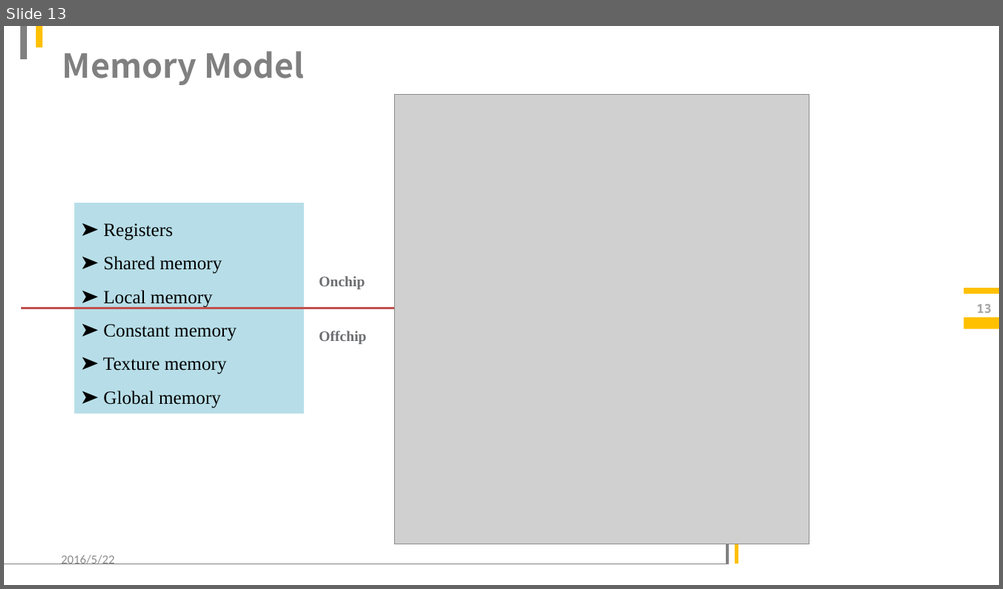
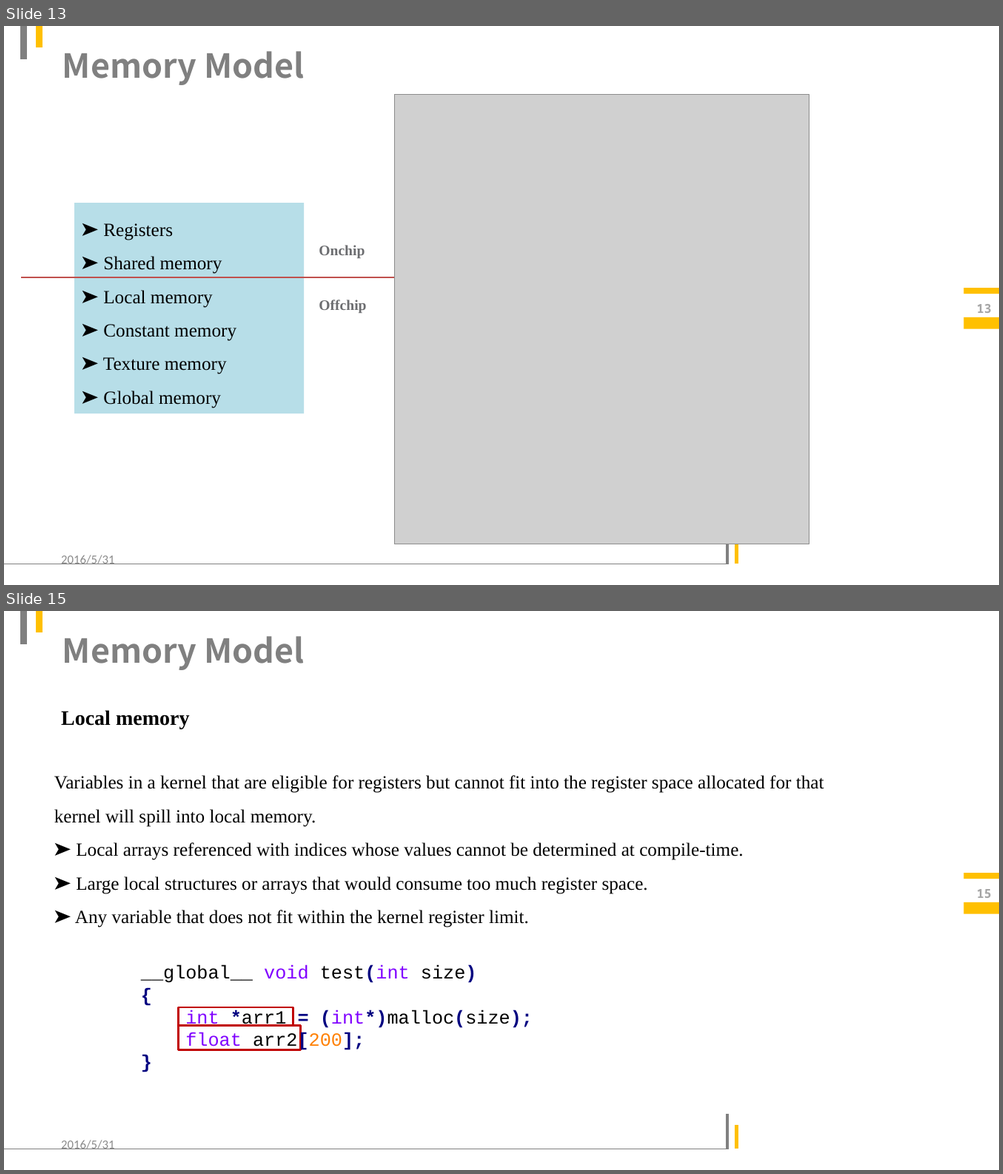
Before and after one commit to LitLeo/slides_of_parallel_computation, a slide deck: CUDA programming.pptx. Shown one above the other, each under a label of ours: slide 13 before the commit, slides 13 and 15 after it; the slides between them are not shown. The pictures are 1003x589 and 1003x1174 pixels, drawn with LibreOffice and Linux fonts; fonts in the diff are those of the drawing; grey boxes stand for pictures; background and template pictures are left out. Boxes give left, top, right and bottom in pixels: in the first picture for what was removed or moved away, otherwise in the second. Text is boxed around its words. In the diff, an @@ line names an element or a change of style, - is before the commit and + after.

```diff
--- a/CUDA programming.pptx
+++ b/CUDA programming.pptx
@@ slide 15 added at (4, 611, 999, 1170), background #FFFFFF; not listed: 7 template elements that a slide beside it also shows @@
@@ title added at (62, 636, 304, 670), 32 pt, text #808080, bold @@
+Memory Model
@@ text added at (61, 710, 190, 729), 20 pt, text #000000, bold @@
+Local memory
@@ text added at (54, 775, 824, 928), 18 pt, text #000000 @@
+Variables in a kernel that are eligible for registers but cannot fit into the register space allocated for that kernel will spill into local memory.
+➤ Local arrays referenced with indices whose values cannot be determined at compile-time.
+➤ Large local structures or arrays that would consume too much register space.
+➤ Any variable that does not fit within the kernel register limit.
@@ page number added at (976, 889, 991, 898), 12 pt, text #A6A6A6, bold @@
+15
@@ text added at (141, 965, 532, 1051), 18 pt, text #000000 @@
+__global__ void test(int size)
+{
+int *arr1 = (int*)malloc(size);
+float arr2[200];
+}
@@ rectangle added at (178, 1008, 293, 1027), outline #C00000 2 pt @@
@@ rectangle added at (178, 1026, 300, 1051), outline #C00000 2 pt @@
@@ text added at (61, 1140, 114, 1150), 12 pt, text #8C8C8C @@
+2016/5/31
@@ slide 13 changed as well @@
@@ 2 texts, 1 line: place and size @@
-2 texts, 1 line at (21, 276, 394, 344)
+2 texts, 1 line at (21, 245, 394, 313)
@@ text at (61, 555, 114, 565): text changed @@
-2016/5/22
+2016/5/31
```
Also in this commit, not shown: 19 other slides changed, 9 other slides added, 1 slide removed.
